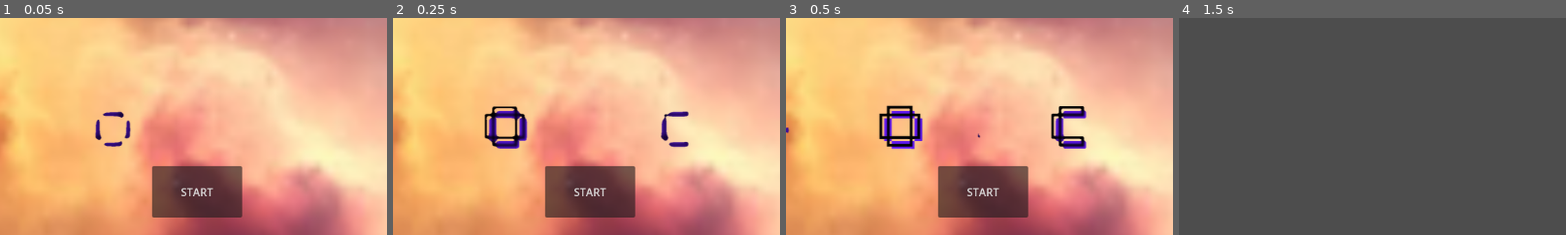
Above: before the commit, frames 1-4 (left to right).
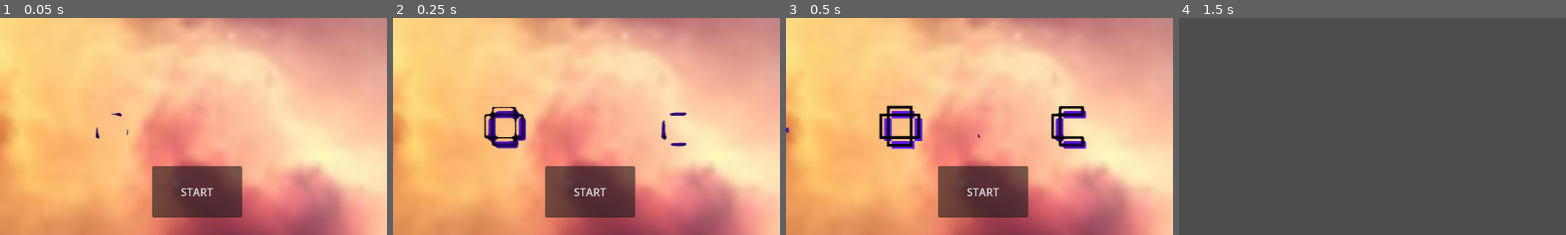
Above: after the commit, the same moments.

Repository: gamerwaves/moonshot
Game: Godot game, scene res://scenes/menu.tscn
Two runs of this game, one before a commit and one after it. Both use one fixed random seed, a clock stepped at 60 frames per second and the inputs below.
Inputs (mouse positions are % of the whole screen's width and height, from its top left):
- Up to frame 1 (0.05 s): no input
- Up to frame 2 (0.25 s): no input
- Up to frame 3 (0.5 s): no input
- Up to frame 4 (1.5 s): click "START" at 0.5 s; click (91, 31) at 1.25 s
The pictures show only the part of the screen within x 24-73%, y 23-73%; the shares and areas given below are measured in that part.

The runs differ from the first frame. In frame 1, 0.4% of the frame differs, in the area x 24-34%, y 42-60%; in frame 2, 1.0%, in the area x 23-77%, y 40-61%; in frame 3, nothing differs; in frame 4, nothing differs.

Commit message:
made the animation stop

Diff:
--- a/moonshot/scenes/menu.tscn
+++ b/moonshot/scenes/menu.tscn
@@ -3,7 +3,6 @@
 [ext_resource type="Script" uid="uid://cndhpwdu11epv" path="res://scripts/menu.gd" id="1_vjb58"]
 [ext_resource type="Texture2D" uid="uid://lts5wf6up5qb" path="res://resources/titlesprites.png" id="2_con2f"]
 [ext_resource type="Texture2D" uid="uid://cgw64ejw7mk8c" path="res://resources/design.png" id="2_mhnvy"]
-[ext_resource type="Script" uid="uid://cqrn8uud64mf4" path="res://scripts/menuGif.gd" id="3_mhnvy"]
 
 [sub_resource type="AtlasTexture" id="AtlasTexture_mhnvy"]
 atlas = ExtResource("2_con2f")
@@ -540,10 +539,12 @@
 "duration": 1.0,
 "texture": SubResource("AtlasTexture_tm5p4")
 }],
-"loop": true,
+"loop": false,
 "name": &"default",
 "speed": 30.0
 }]
+
+[sub_resource type="GDScript" id="GDScript_con2f"]
 
 [node name="Menu" type="Control"]
 layout_mode = 3
@@ -559,8 +560,8 @@
 position = Vector2(573, 307)
 sprite_frames = SubResource("SpriteFrames_vvgcj")
 autoplay = "default"
-frame_progress = 0.9817028
-script = ExtResource("3_mhnvy")
+frame_progress = 0.19545056
+script = SubResource("GDScript_con2f")
 
 [node name="Sprite2D" type="Sprite2D" parent="."]
 position = Vector2(575.49994, 324.49997)
